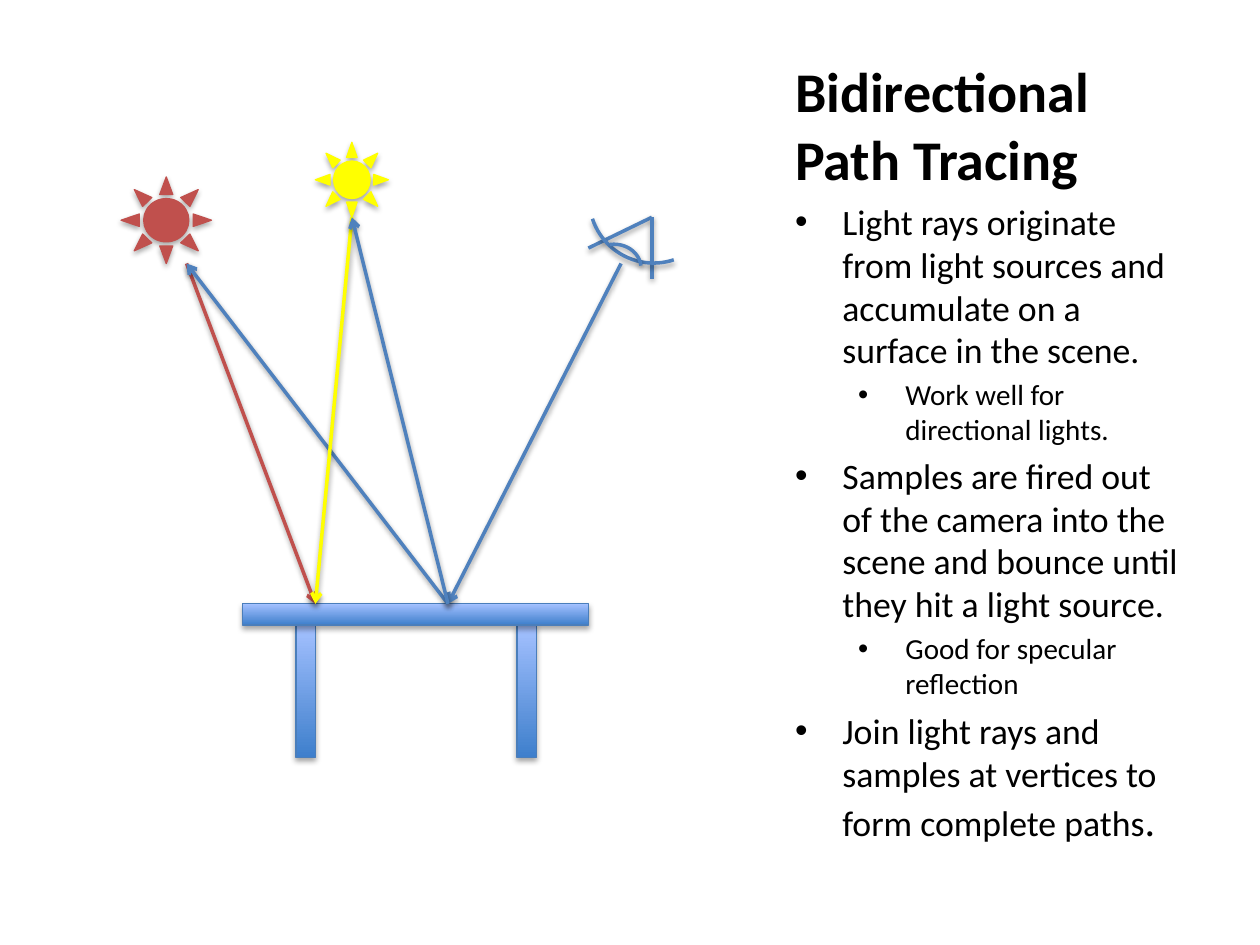
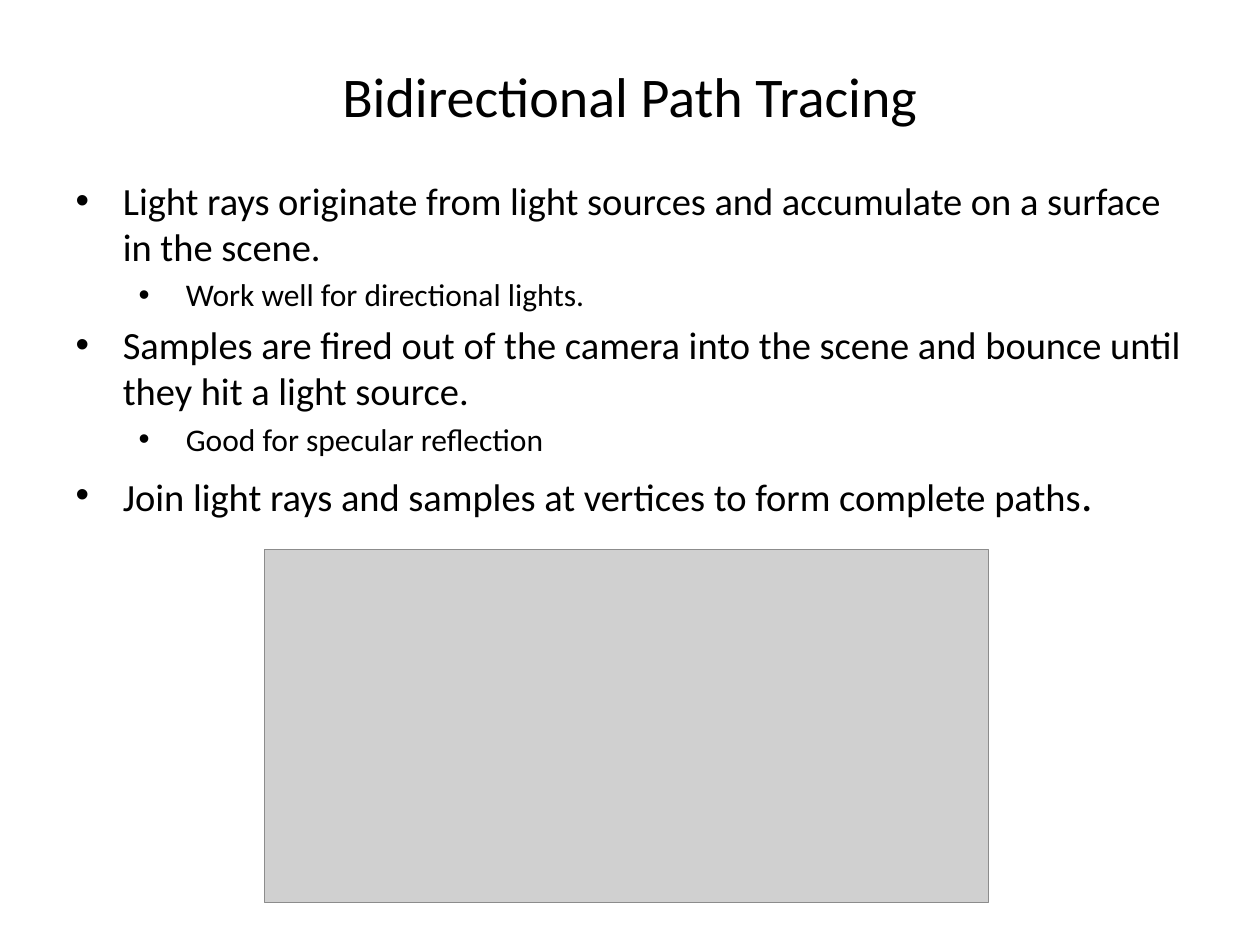
Before and after one commit to ianmars/ianmars.github.io, a slide deck: slide 3 of bdpt_and_mis_with_ppm.pptx. Drawn at 1260x945 pixels with LibreOffice and Linux fonts; fonts in the diff are those of the drawing; grey boxes stand for pictures. Boxes give left, top, right and bottom in pixels: in the first picture for what was removed or moved away, otherwise in the second. Text is boxed around its words. In the diff, an @@ line names an element or a change of style, - is before the commit and + after.

```diff
--- a/bdpt_and_mis_with_ppm.pptx
+++ b/bdpt_and_mis_with_ppm.pptx
@@ title "Bidirectional Path Tracing": place and size @@
-title "Bidirectional Path Tracing" at [795,72,1089,190]
+title "Bidirectional Path Tracing" at [342,78,916,127]
@@ title "Bidirectional Path Tracing" at [342,78,916,127]: bold off; alignment left to centre; vertical alignment bottom to middle @@
@@ arc (boxed as its full ellipse) removed at [573,118,735,280] @@
@@ sun removed at [315,142,388,218] @@
@@ text "Light rays originate from light ...": place and size @@
-text "Light rays originate from light ..." at [842,210,1177,842]
+text "Light rays originate from light ..." at [123,188,1180,518]
@@ text "Light rays originate from light ..." at [123,188,1180,518]: size 20.4 to 22 pt in "Light rays originate from light sources and ...", "Samples are fired out of the camera ...", "Join light rays and samples at vertices ..."; size 16.6 to 18 pt in "Work well for directional lights.", "Good for specular reflection"; size 24.1 to 26 pt in "paths." @@
@@ sun removed at [121,176,212,263] @@
@@ arrow removed from (352, 217) to (315, 604) @@
@@ arrow removed from (449, 604) to (352, 217) @@
@@ line removed from (588, 248) to (651, 217) @@
@@ line removed from (651, 217) to (651, 278) @@
@@ arrow removed from (186, 263) to (315, 604) @@
@@ arrow removed from (449, 604) to (186, 263) @@
@@ arrow removed from (621, 263) to (449, 604) @@
@@ arc (boxed as its full ellipse) removed at [583,241,644,298] @@
@@ picture added at [265,549,988,902] @@
@@ rectangle removed at [242,604,588,625] @@
@@ rectangle removed at [296,625,315,757] @@
@@ rectangle removed at [517,625,536,757] @@
```
Also in this commit, not shown: 1 other file.
